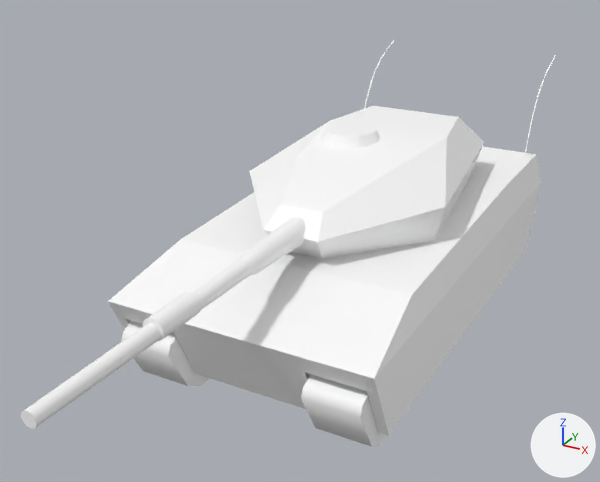
One commit to the glTF model assets/turret.glb: the scene before it, then after it.
Both versions are drawn from a camera (50 mm lens) standing at (2.61, -5.75, 2.88) and looking at (-0.21, -0.64, 0.32). Lighting does not change. The marker at lower right points along +X, +Y and +Z. Where no turn or scale is listed for an object, it has been applied to the vertices.

The first picture shows 'Cannon.001', 'Hull', 'Turret.001'.
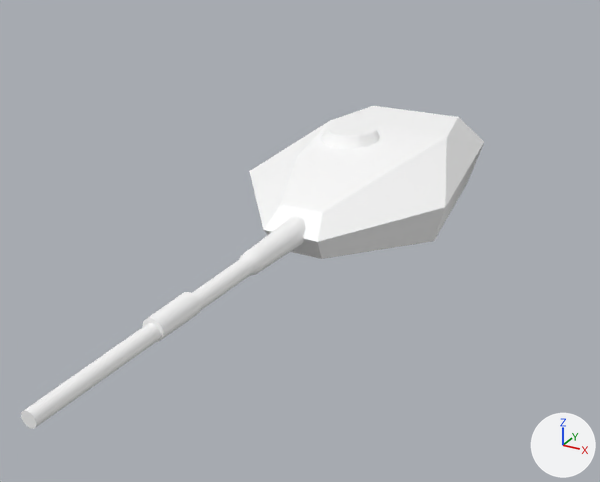
Pixel boxes [x1, y1, x2, y2] of what changed, in the pictures (600 x 482 px):
```json
{"object": "Hull", "change": "deleted", "before": [108, 40, 556, 447]}
```

The change, as JSON lines over the scene's bpy script:
```json
{"op": "remove", "block": "ob_hull", "code": ["ob_hull = bpy.data.objects.new('Hull', me_cylinder_004)", "ob_hull.location = (0.0, 0.0, 0.0)"]}
```
